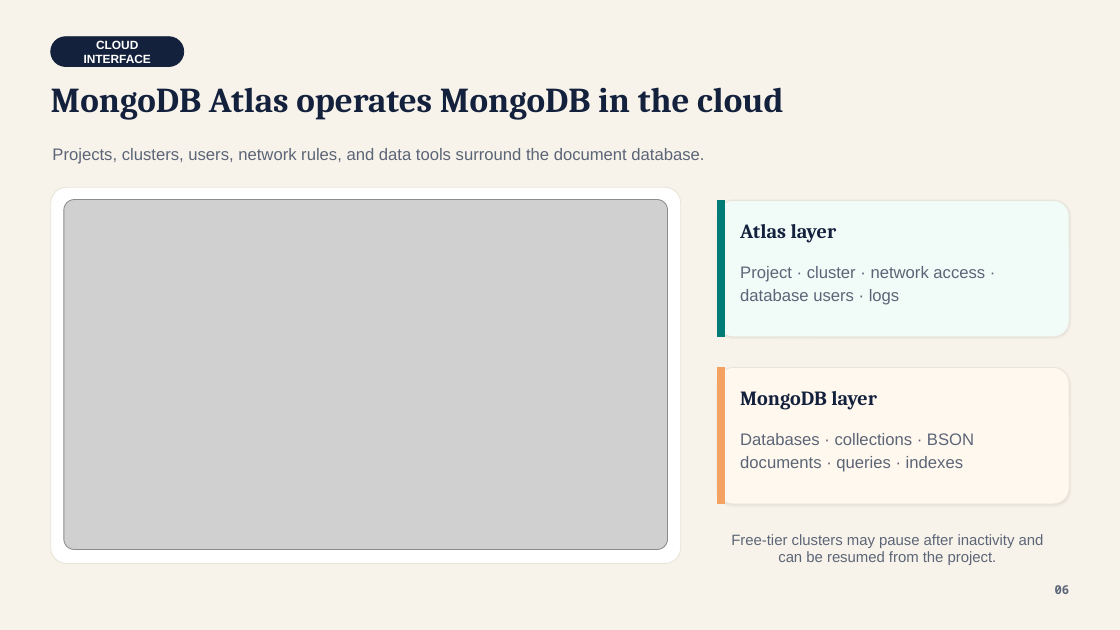
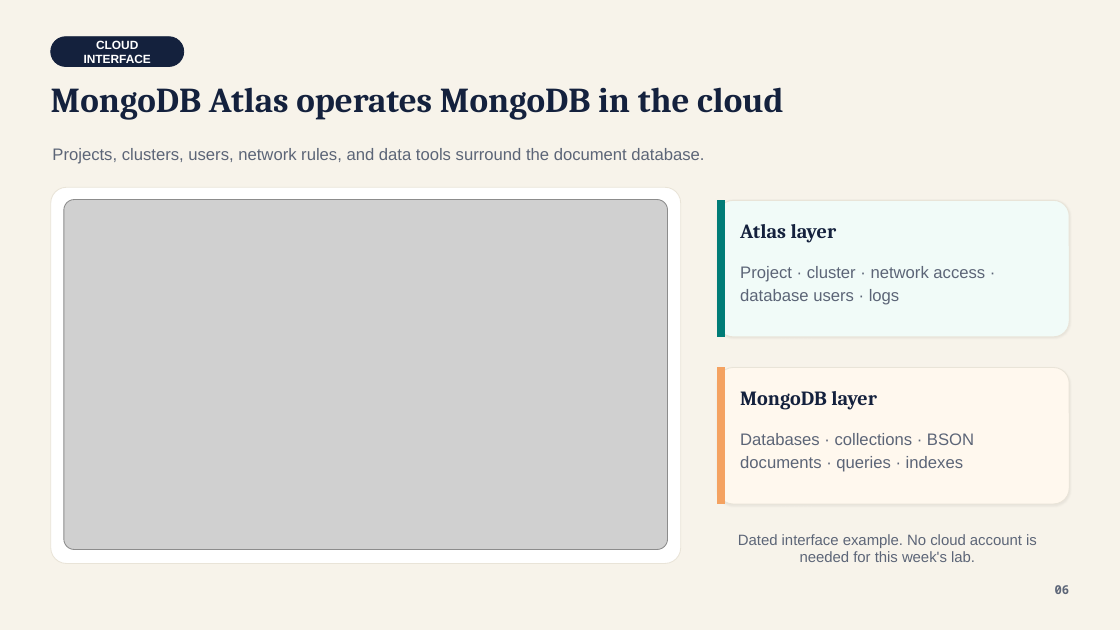
Before and after one commit to lolusername/CST4714_DB_admin, a slide deck: slide 6 of week_01/week_01_responsibility_relational_thinking.pptx. Drawn at 1120x630 pixels with LibreOffice and Linux fonts; fonts in the diff are those of the drawing; grey boxes stand for pictures. Boxes give left, top, right and bottom in pixels: in the first picture for what was removed or moved away, otherwise in the second. Text is boxed around its words. In the diff, an @@ line names an element or a change of style, - is before the commit and + after.

Commit message:
Teach Week 1 through a tested missing-request case

```diff
--- a/week_01/week_01_responsibility_relational_thinking.pptx
+++ b/week_01/week_01_responsibility_relational_thinking.pptx
@@ text at (x1=738, y1=534, x2=1037, y2=562): text changed @@
-Free-tier clusters may pause after inactivity and can be resumed from the project.
+Dated interface example. No cloud account is needed for this week's lab.
```
Also in this commit, not shown: 14 other slides changed, 1 slide added, 1 slide removed, 4 other files.
